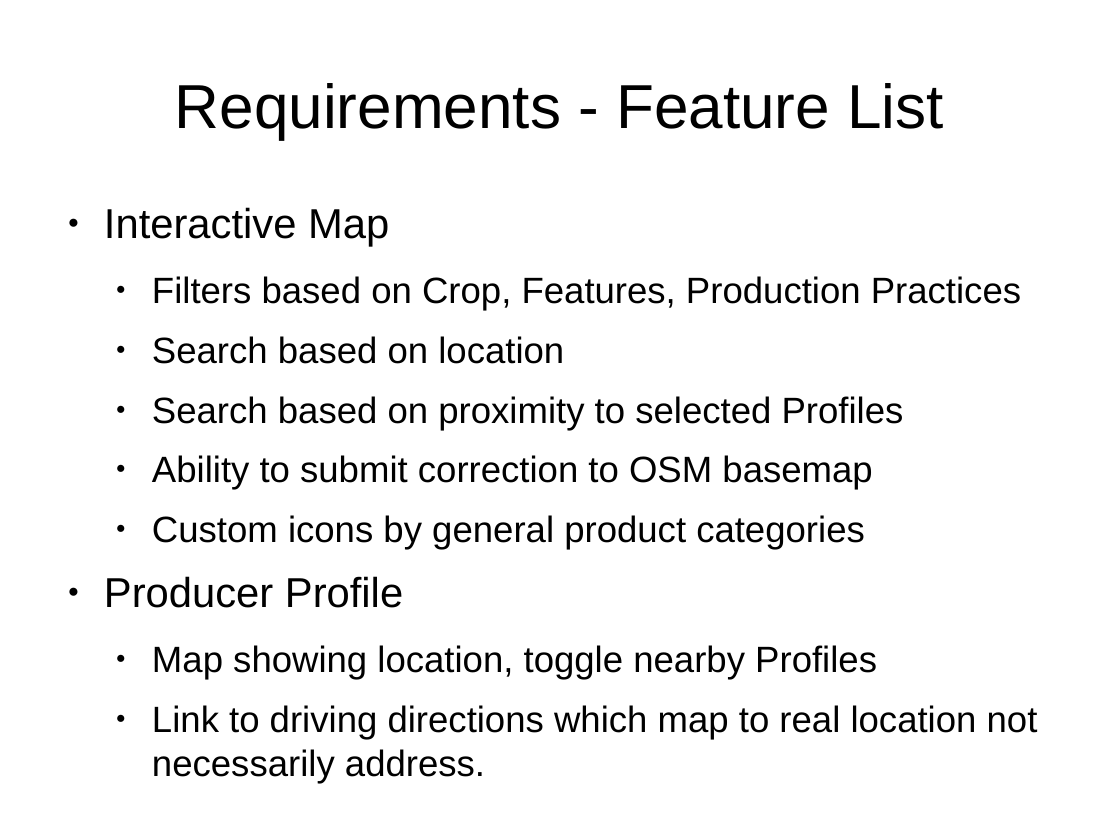
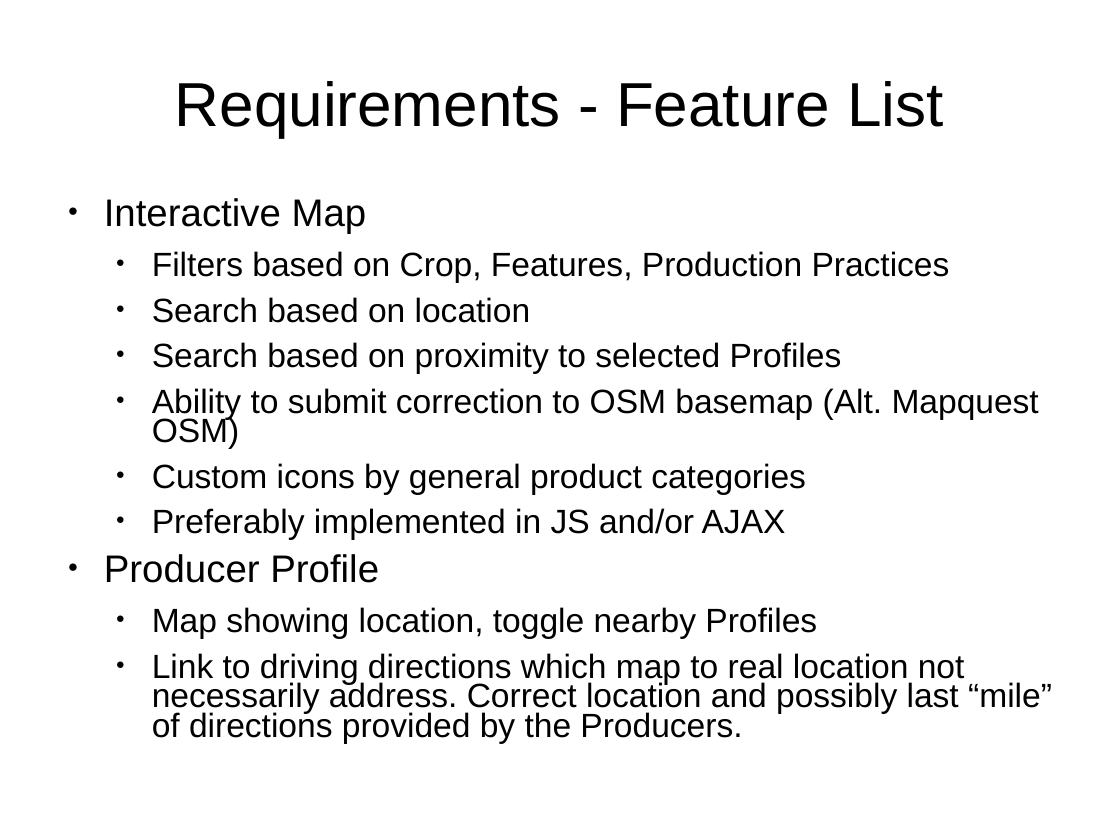
Before and after one commit to wildintellect/OSGeoLive-analysis, a slide deck: slide 5 of AgGuide/websitespecs.odp (slide 3 before the commit). Drawn at 1120x840 pixels with LibreOffice and Linux fonts; fonts in the diff are those of the drawing. Boxes give left, top, right and bottom in pixels: in the first picture for what was removed or moved away, otherwise in the second. Text is boxed around its words. In the diff, an @@ line names an element or a change of style, - is before the commit and + after.

```diff
--- a/AgGuide/websitespecs.odp
+++ b/AgGuide/websitespecs.odp
@@ title "Requirements - Feature List" at <box>175,81,944,137</box>: line spacing 1 to 0.93 @@
@@ text at <box>104,198,950,639</box>: size 29.6 to 27.2 pt in "Interactive Map", "Producer Profile"; size 25.9 to 23.8 pt in "Filters based on Crop, Features, Production Practices", "Search based on location", "Search based on proximity to selected Profiles", "Custom icons by general product categories" and 1 more places; line spacing 1 to 0.73 @@
@@ text at <box>152,388,1039,448</box>: text changed; size 25.9 to 23.8 pt @@
-  ● Ability to submit correction to OSM basemap
+  ● Ability to submit correction to OSM basemap (Alt. Mapquest OSM)
@@ text at <box>152,508,786,539</box>: paragraph added @@
+  ● Preferably implemented in JS and/or AJAX
@@ text at <box>152,653,1052,743</box>: text changed; size 25.9 to 23.8 pt @@
-  ● Link to driving directions which map to real location not necessarily address.
+  ● Link to driving directions which map to real location not necessarily address. Correct location and possibly last “mile” of directions provided by the Producers.
```
Also in this commit, not shown: 3 other slides changed, 6 slides added.
